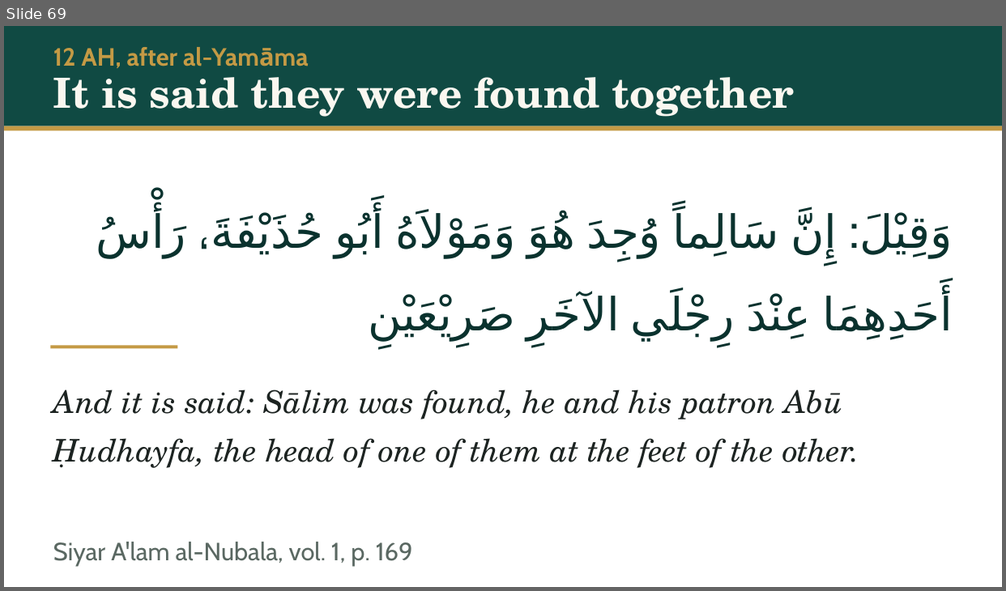
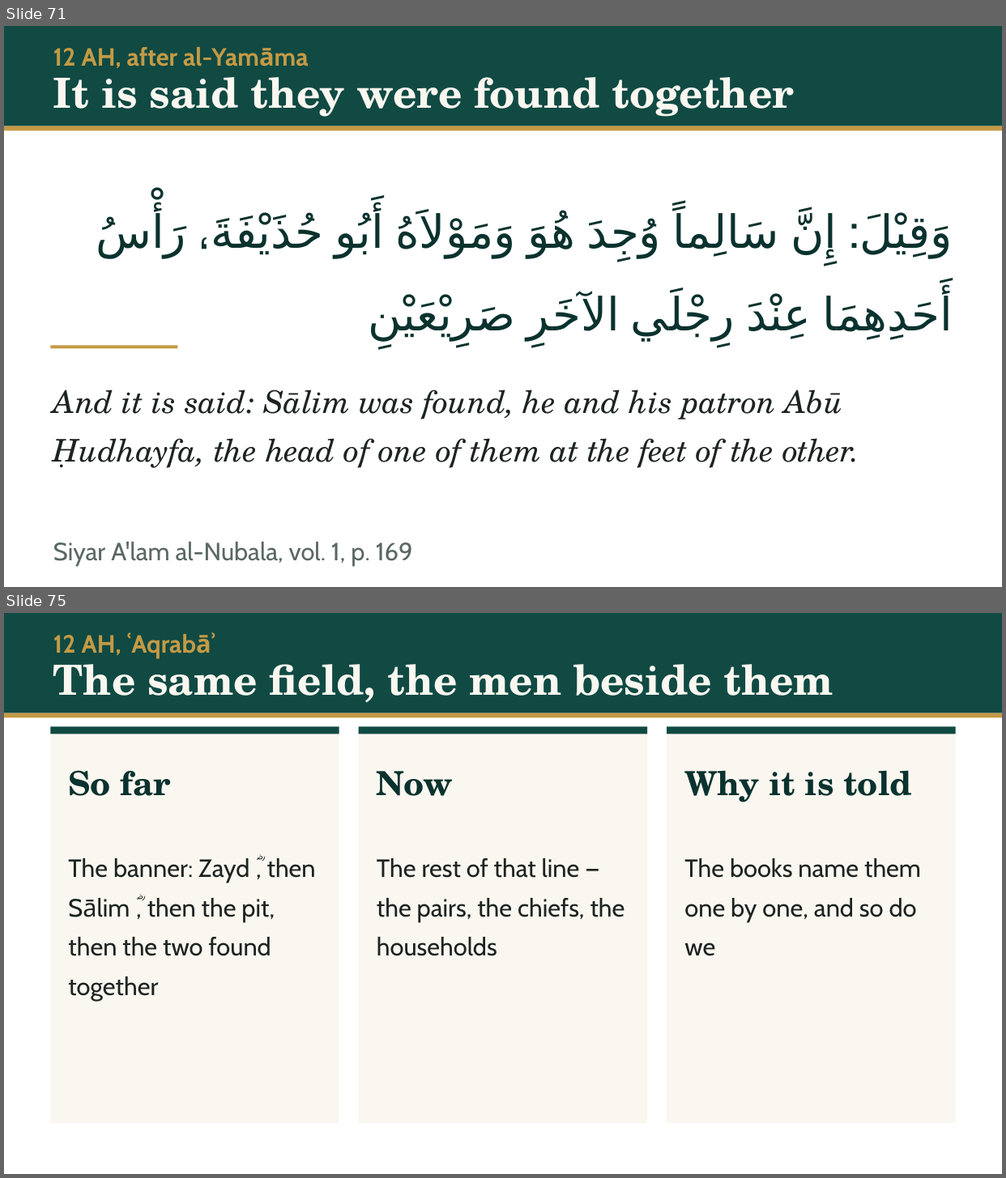
Before and after one commit to daniyalyasin93/2026SeptemberIslamicHistoryClass, a slide deck: S04_kinda_butah_yamama/S04.pptx. Shown one above the other, each under a label of ours: slide 69 before the commit, slides 71 and 75 after it; the slides between them are not shown. The pictures are 1006x591 and 1006x1178 pixels, drawn with LibreOffice and Linux fonts; fonts in the diff are those of the drawing. Boxes give left, top, right and bottom in pixels: in the first picture for what was removed or moved away, otherwise in the second. Text is boxed around its words. In the diff, an @@ line names an element or a change of style, - is before the commit and + after.

```diff
--- a/S04_kinda_butah_yamama/S04.pptx
+++ b/S04_kinda_butah_yamama/S04.pptx
@@ slide 75 added at <box>4,613,1002,1174</box>, background #FFFFFF @@
@@ rectangle added at <box>4,613,1002,713</box>, fill #104A43 @@
@@ text added at <box>53,635,121,655</box>, 24 pt, text #C49A45, bold @@
+12 AH, ʿAqrabāʾ
@@ text added at <box>53,653,834,703</box>, 40 pt, text #FAF7F0, bold @@
+The same field, the men beside them
@@ rectangle added at <box>4,713,1002,717</box>, fill #C49A45 @@
@@ rectangle added at <box>50,726,339,1123</box>, fill #FAF7F0 @@
@@ rectangle added at <box>50,726,339,735</box>, fill #104A43 @@
@@ rectangle added at <box>359,726,648,1123</box>, fill #FAF7F0 @@
@@ rectangle added at <box>359,726,648,735</box>, fill #104A43 @@
@@ rectangle added at <box>667,726,957,1123</box>, fill #FAF7F0 @@
@@ rectangle added at <box>667,726,957,735</box>, fill #104A43 @@
@@ text added at <box>68,770,171,796</box>, 32 pt, text #0A322E, bold @@
+So far
@@ text added at <box>377,771,453,796</box>, 32 pt, text #0A322E, bold @@
+Now
@@ text added at <box>684,770,912,803</box>, 32 pt, text #0A322E, bold @@
+Why it is told
@@ text added at <box>68,856,316,1001</box>, 24 pt, text #1C2321 @@
+The banner: Zayd ؓ, then Sālim ؓ, then the pit, then the two found together
@@ text added at <box>377,858,625,956</box>, 24 pt, text #1C2321 @@
+The rest of that line — the pairs, the chiefs, the households
@@ text added at <box>684,858,921,956</box>, 24 pt, text #1C2321 @@
+The books name them one by one, and so do we
@@ what was slide 69 is now slide 71 @@
```
Also in this commit, not shown: 15 other slides added, 18 other files.
